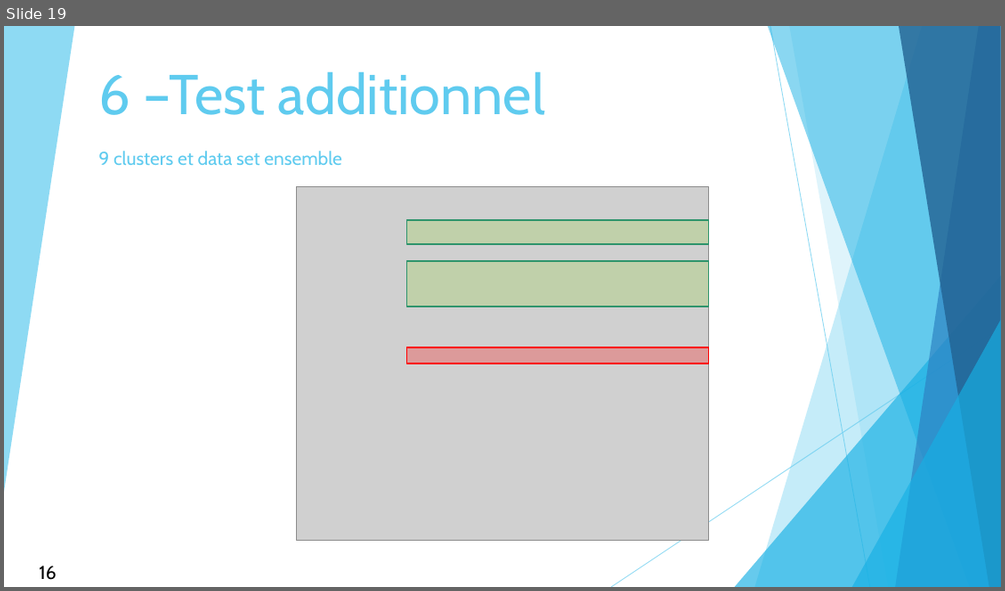
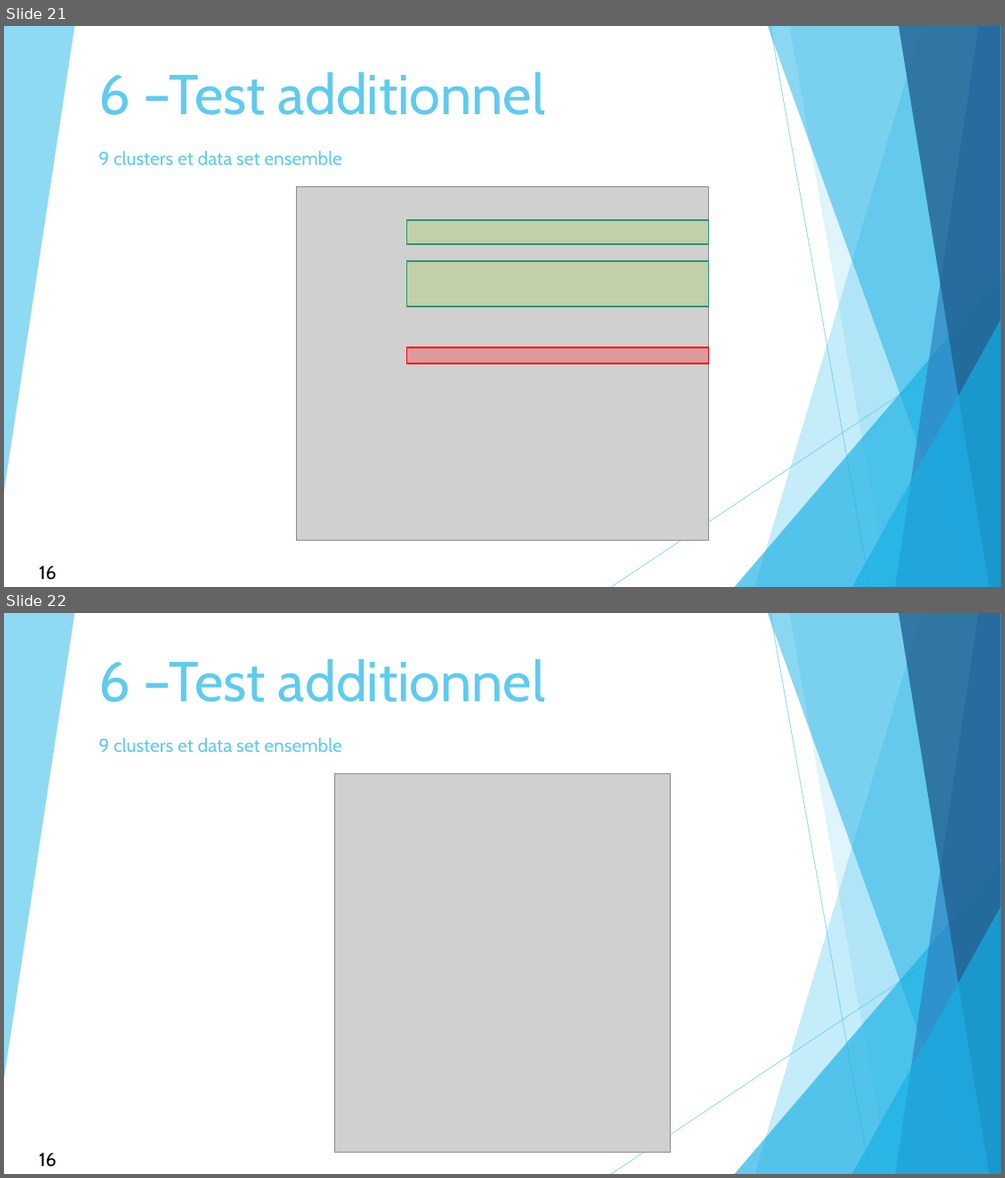
Before and after one commit to douglasmmachado/MedicineConsumption, a slide deck: results_presentation.pptx. Shown one above the other, each under a label of ours: slide 19 before the commit, slides 21 and 22 after it. The pictures are 1005x591 and 1005x1178 pixels, drawn with LibreOffice and Linux fonts; fonts in the diff are those of the drawing; grey boxes stand for pictures. Boxes give left, top, right and bottom in pixels: in the first picture for what was removed or moved away, otherwise in the second. Text is boxed around its words. In the diff, an @@ line names an element or a change of style, - is before the commit and + after.

```diff
--- a/results_presentation.pptx
+++ b/results_presentation.pptx
@@ slide 22 added at [4,613,1001,1174], background #FFFFFF; not listed: 10 template elements that a slide beside it also shows @@
@@ title added at [98,659,545,702], 54 pt, text #5FCBEF @@
+6 –Test additionnel
@@ text added at [98,738,342,752], 18 pt, text #5FCBEF @@
+9 clusters et data set ensemble
@@ picture added at [334,774,671,1152] @@
@@ text added at [39,1152,56,1167], 18 pt, text #000000 @@
+16
@@ what was slide 19 is now slide 21 @@
```
Also in this commit, not shown: 2 other slides added.
